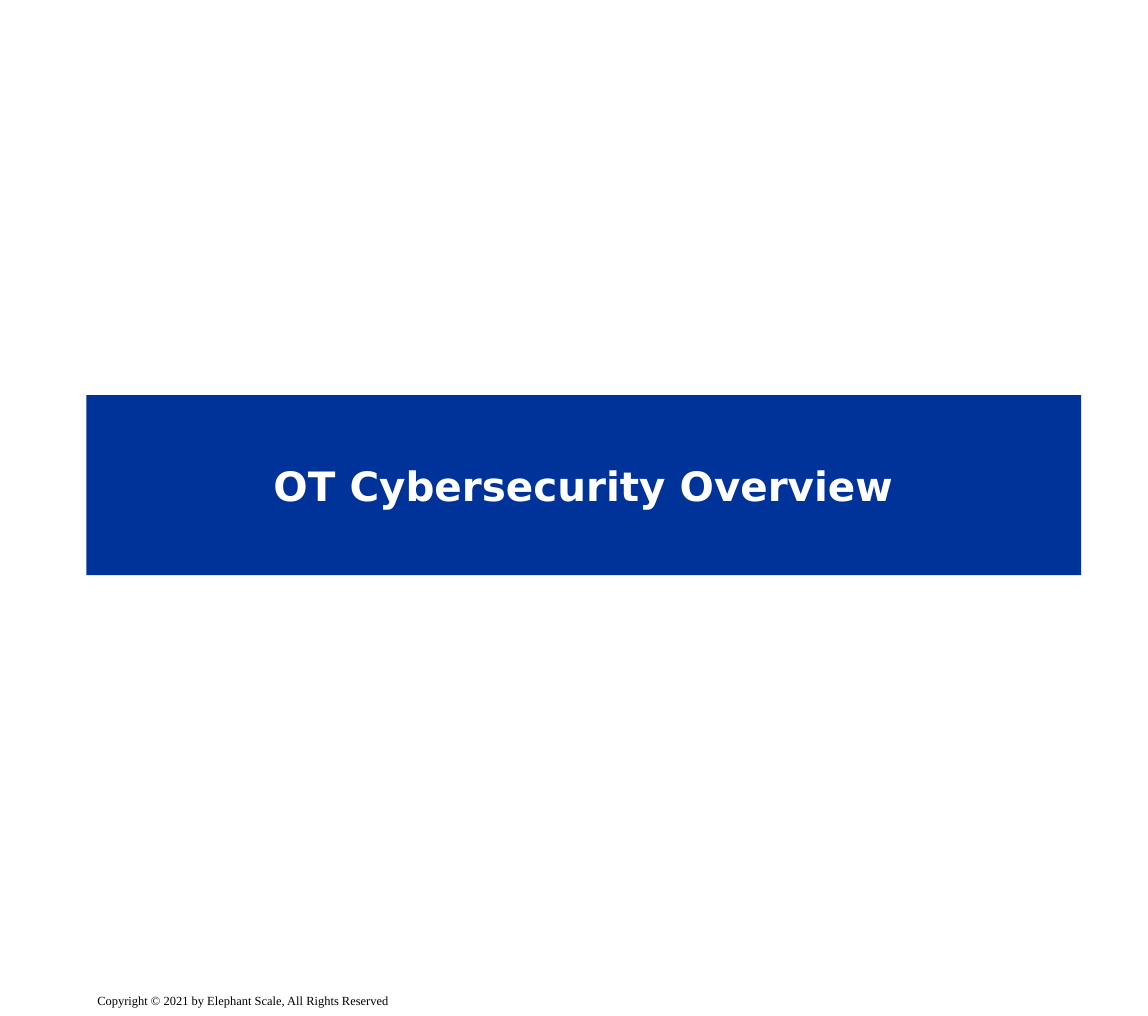
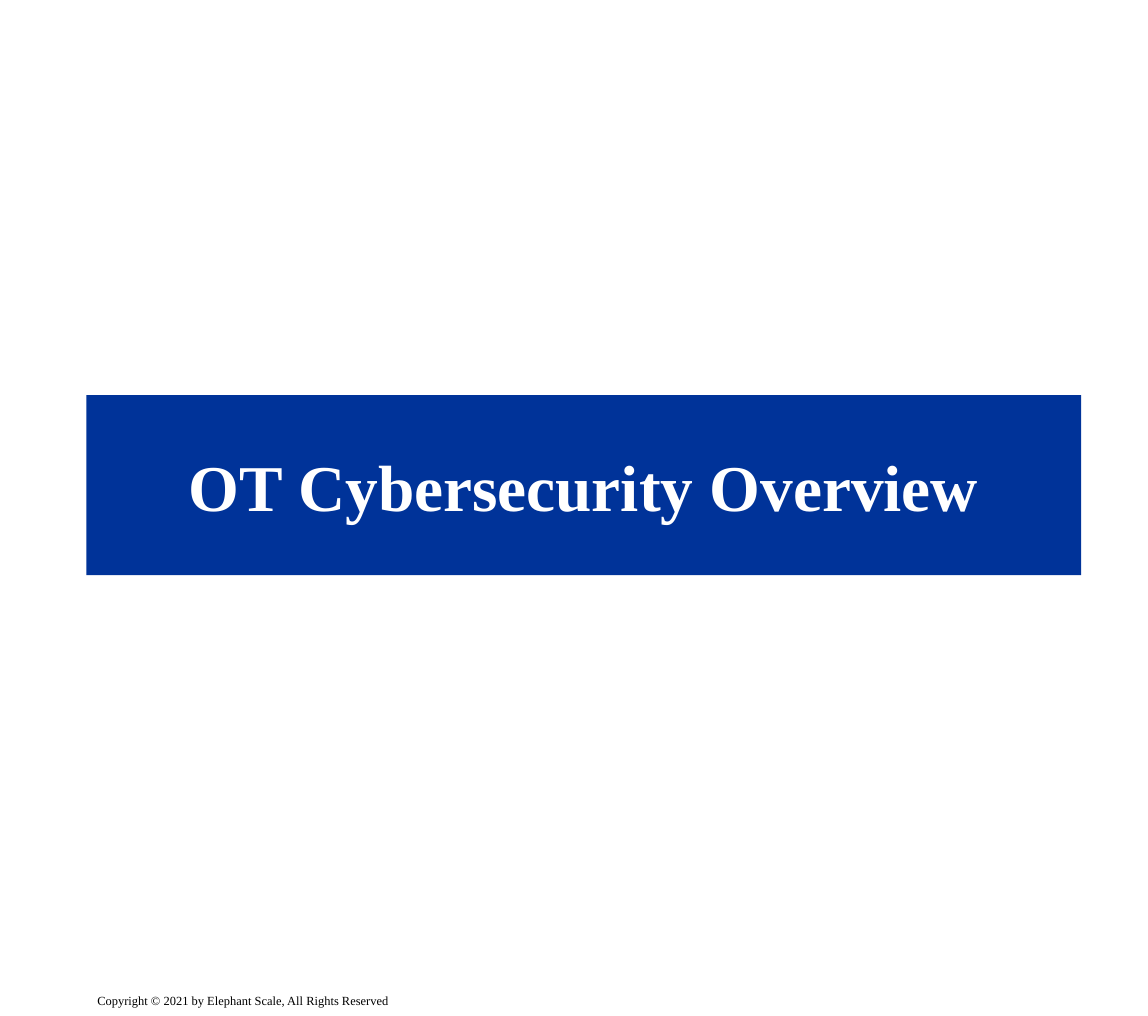
Before and after one commit to elephantscale/es-training-new, a slide deck: slide 1 of cybersecurity-iacs/slides/delivery/04__OT-Cyber-Overview.pptx. Drawn at 1148x1016 pixels with LibreOffice and Linux fonts; fonts in the diff are those of the drawing; background and template pictures are left out. Boxes give left, top, right and bottom in pixels: in the first picture for what was removed or moved away, otherwise in the second. Text is boxed around its words. In the diff, an @@ line names an element or a change of style, - is before the commit and + after.

```diff
--- a/cybersecurity-iacs/slides/delivery/04__OT-Cyber-Overview.pptx
+++ b/cybersecurity-iacs/slides/delivery/04__OT-Cyber-Overview.pptx
@@ title "OT Cybersecurity Overview" at (x1=86, y1=395, x2=1081, y2=576): size 26 to 42 pt, font DejaVu Sans to Times New Roman @@
```
Also in this commit, not shown: 14 other files.
